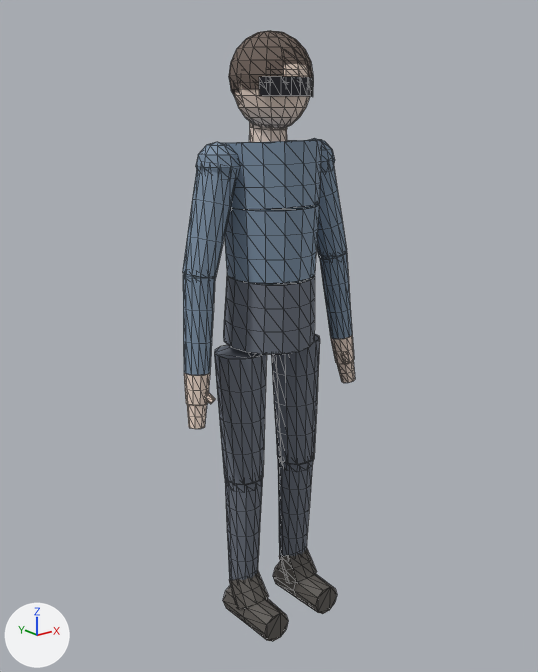
What one commit did to the glTF model godot_project/assets/characters/humanoid_player.glb.
Rendered twice from a camera (50 mm lens) standing at (-1.401, -1.754, 1.648) and looking at (0.004, 0.002, 0.946). The lights are fixed; the arrows at lower left show +X, +Y and +Z. The picture after the commit comes second. Mesh edges are drawn as thin lines. Vertices at exactly the same position are counted once.

Names of what the first picture shows: 'Player_Body_Mesh', 'Player_Head_Mesh'.
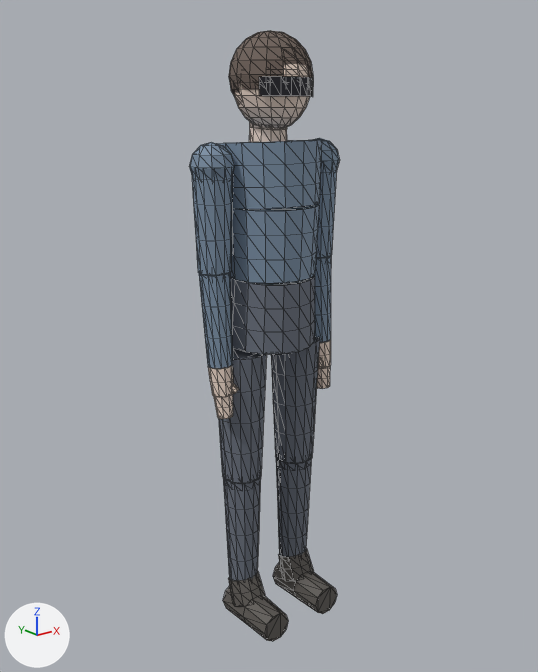
The newer file is also turned or shifted as a whole; pictures and numbers use the older file's frame.

Pixel boxes (x1, y1, x2, y2) of what changed, in the pictures (538 x 672 px; the box of a moved part takes in the faces that stretch with it):
'Player_Body_Mesh', reshaped (13% narrower): before (182, 127, 355, 642); after (189, 127, 340, 642)
part 1 of me_mesh_player_body, moved or reshaped: before (342, 354, 350, 364); after (318, 359, 324, 369)
part 2 of me_mesh_player_body, moved or reshaped: before (187, 404, 207, 429); after (317, 367, 330, 389)
part 3 of me_mesh_player_body, moved or reshaped: before (206, 392, 215, 404); after (232, 383, 239, 394)
part 4 of me_mesh_player_body, moved or reshaped: before (336, 360, 355, 383); after (213, 394, 233, 419)
part 5 of me_mesh_player_body, added: after (314, 257, 331, 368)
part 6 of me_mesh_player_body, added: after (199, 273, 233, 397)
part 7 of me_mesh_player_body, deleted (pale pink): before (184, 373, 210, 406)
part 8 of me_mesh_player_body, deleted (pale pink): before (330, 334, 354, 364)
part 9 of me_mesh_player_body, moved or reshaped: before (182, 138, 352, 376); after (189, 138, 340, 276)
part 10 of me_mesh_player_body, moved or reshaped: before (219, 400, 317, 537); after (219, 400, 316, 536)
part 11 of me_mesh_player_body, moved or reshaped: before (229, 547, 317, 609); after (228, 548, 314, 607)

The change, as a list of edits to the scene's bpy script:
```text
Change me_mesh_player_body:
    used by ob_player_body_mesh; location = (0.0, 0.0, 0.0)
    remove me_mesh_player_body.from_pydata(...)  # 1234 vertices, 2360 faces; spans x -0.33..0.33, y -0.18..0.15, z -0.04..1.62
    add me_mesh_player_body.from_pydata(...)  # 1228 vertices, 2360 faces; spans x -0.26..0.26, y -0.18..0.15, z -0.04..1.62
    me_mesh_player_body part 1: the loose piece of 18 vertices spanning x 0.26..0.3, y -0.09..-0.03, z 0.81..0.86 is moved by (-0.1, 0.02, 0.0)
    me_mesh_player_body part 2: the loose piece of 24 vertices spanning x -0.33..-0.27, y -0.07..-0.01, z 0.74..0.82 is multiplied about its middle by the matrix ((-0.985, 0.0, 0.141), (0.039, -0.956, 0.274), (0.135, 0.277, 0.946)), then moved by (0.5, 0.0, 0.0)
    me_mesh_player_body part 3: the loose piece of 18 vertices spanning x -0.3..-0.26, y -0.09..-0.03, z 0.81..0.86 is moved by (0.1, 0.02, 0.0)
    me_mesh_player_body part 4: the loose piece of 24 vertices spanning x 0.27..0.33, y -0.07..-0.01, z 0.74..0.82 is multiplied about its middle by the matrix ((-0.985, 0.0, -0.141), (-0.039, -0.956, 0.274), (-0.135, 0.277, 0.946)), then moved by (-0.5, 0.0, 0.0)
    me_mesh_player_body part 5: a new loose piece of 117 vertices spanning x 0.15..0.25, y -0.06..0.05, z 0.81..1.23
    me_mesh_player_body part 6: a new loose piece of 117 vertices spanning x -0.25..-0.15, y -0.06..0.05, z 0.81..1.23
    me_mesh_player_body part 7: the loose piece of 30 vertices spanning x -0.33..-0.25, y -0.07..0.01, z 0.81..0.91 is deleted
    me_mesh_player_body part 8: the loose piece of 30 vertices spanning x 0.25..0.33, y -0.07..0.01, z 0.81..0.91 is deleted
    me_mesh_player_body part 9: 106 vertices moved from x -0.31..0.24, y -0.06..0.07, z 1.17..1.55 to x -0.25..0.23, y -0.06..0.06, z 1.18..1.55; 274 vertices removed from x -0.33..0.33, y -0.07..0.06, z 0.9..1.54; 94 vertices added at x -0.26..0.26, y -0.06..0.06, z 1.18..1.54
    me_mesh_player_body part 10: 50 vertices moved from x -0.17..0.17, y -0.07..0.06, z 0.4..0.61 to x -0.17..0.17, y -0.07..0.07, z 0.4..0.6; 150 vertices removed from x -0.18..0.18, y -0.07..0.05, z 0.44..0.61; 150 vertices added at x -0.18..0.18, y -0.06..0.06, z 0.44..0.6
    me_mesh_player_body part 11: 48 vertices moved from x -0.17..0.17, y -0.1..0.04, z 0.01..0.15 to x -0.17..0.17, y -0.08..0.05, z 0.02..0.14
```
